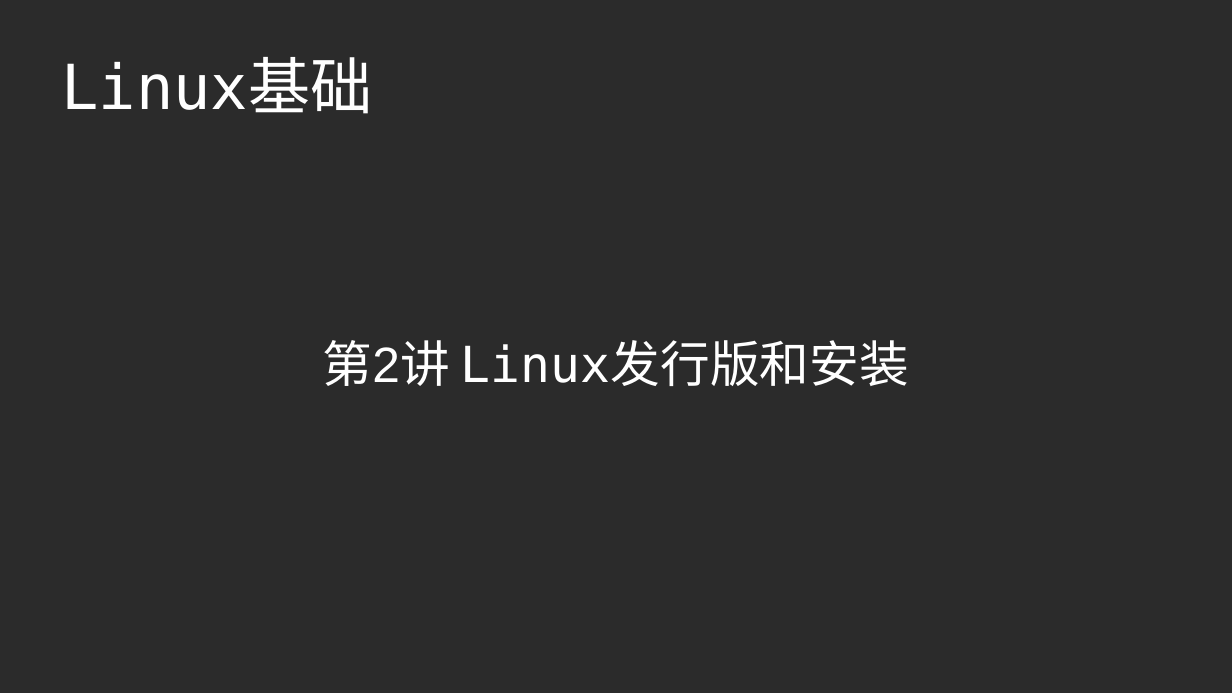
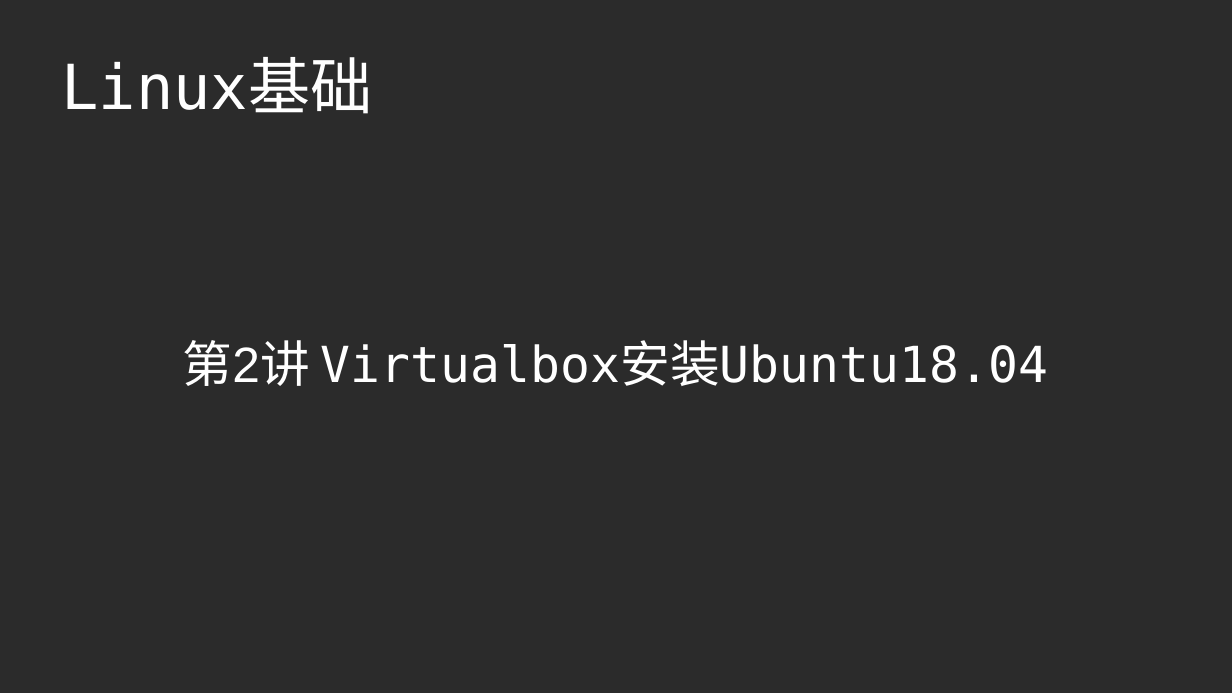
Before and after one commit to master-genius/linux-system, a slide deck: slide 1 of ch02/ch02_3-virtualbox安装Linux.odp. Drawn at 1232x693 pixels with LibreOffice and Linux fonts; fonts in the diff are those of the drawing; background and template pictures are left out; a plain dark background stands for a picture behind light text. Boxes give left, top, right and bottom in pixels: in the first picture for what was removed or moved away, otherwise in the second. Text is boxed around its words. In the diff, an @@ line names an element or a change of style, - is before the commit and + after.

```diff
--- a/ch02/ch02_3-virtualbox安装Linux.odp
+++ b/ch02/ch02_3-virtualbox安装Linux.odp
@@ subtitle at box(183, 340, 1049, 386): text changed; font Arial to DejaVu Sans Mono @@
-第2讲 Linux发行版和安装
+第2讲 Virtualbox安装Ubuntu18.04
```
Also in this commit, not shown: 1 other slide changed, 6 slides added, 6 slides removed, 2 other files.
